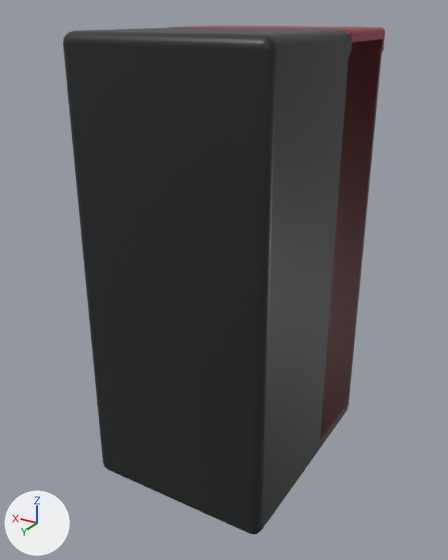
The glTF model STAIANO-3D/public/models/stoves/nordica-costanza-idro-50-bordeaux.glb, before and after one commit.
Both versions are drawn from a 50 mm lens placed at (-0.757, 1.318, 1.175), pointed at (0.022, 0.02, 0.526). The lights are fixed; the arrows at lower left show +X, +Y and +Z. The first picture is the older version. Vertices at exactly the same position are counted once.

The first picture shows 'Coperchio.001', 'Corpo.001', 'Rivestimento laterale.002'.
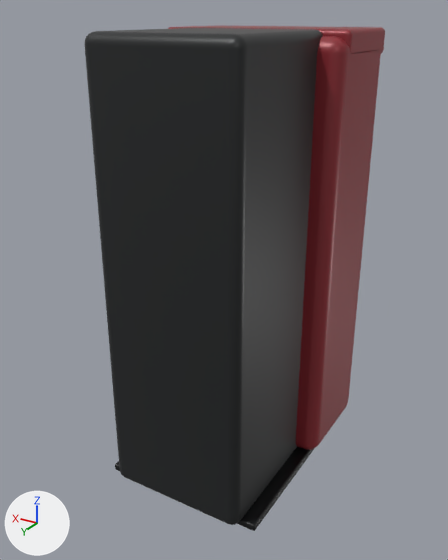
Boxes [x1, y1, x2, y2] around the edits, measured in the pictures (448 x 560 px; the box of a moved part takes in the faces that stretch with it):
'Corpo.001', reshaped: before [63, 28, 382, 534]; after [84, 28, 323, 525]
part 1 of me_cube_013, moved or reshaped: before [63, 31, 107, 469]; after [84, 32, 123, 475]
part 2 of me_cube_013, moved or reshaped: before [67, 28, 382, 534]; after [89, 28, 323, 525]
'Rivestimento laterale.002', unchanged, uncovered by the edit: before [320, 50, 380, 440]; after [296, 36, 381, 450]
'Zoccolo.001', unchanged, uncovered by the edit: after [115, 446, 314, 531]

Patch to the scene script:
```diff
--- a/STAIANO-3D/public/models/stoves/nordica-costanza-idro-50-bordeaux.glb.py
+++ b/STAIANO-3D/public/models/stoves/nordica-costanza-idro-50-bordeaux.glb.py
@@ me_cube_013 @@
 # used by ob_corpo_001; location = (0.0, 0.0, 0.576)
-me_cube_013.from_pydata(...)  # 152 vertices, 300 faces; spans x -0.248..0.248, y -0.314..0.314, z -0.566..0.566
+me_cube_013.from_pydata(...)  # 152 vertices, 300 faces; spans x -0.188..0.188, y -0.314..0.314, z -0.566..0.566
+# me_cube_013 part 1: all 76 vertices in x 0.222..0.248, y -0.314..0.314, z -0.566..0.566 are moved by (-0.059, 0.0, 0.0)
+# me_cube_013 part 2: all 76 vertices in x -0.248..-0.222, y -0.314..0.314, z -0.566..0.566 are moved by (0.059, 0.0, 0.0)
 me_cube_013.materials.append(mat_corpo_nero)
```
